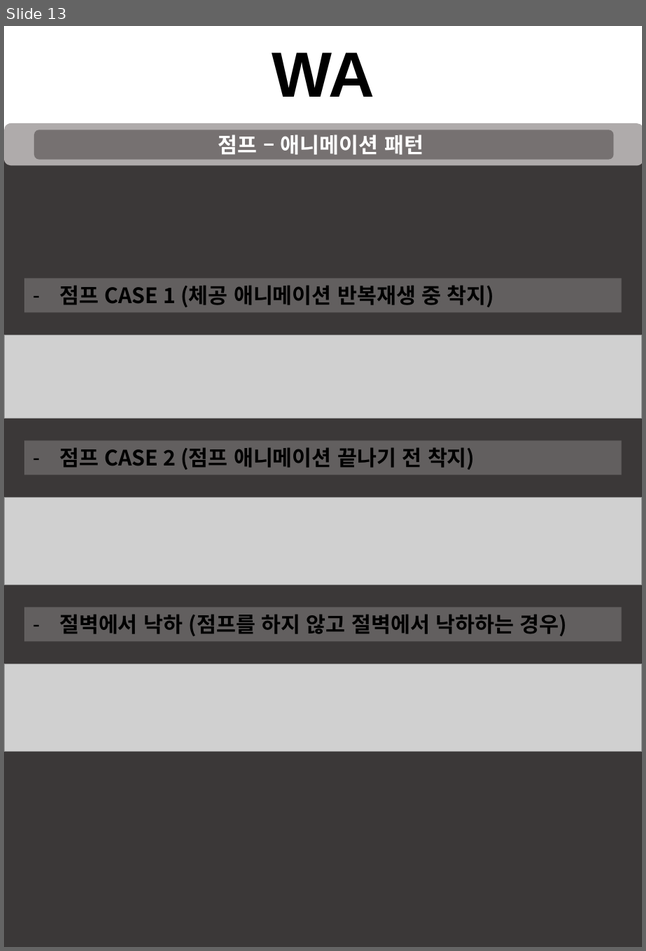
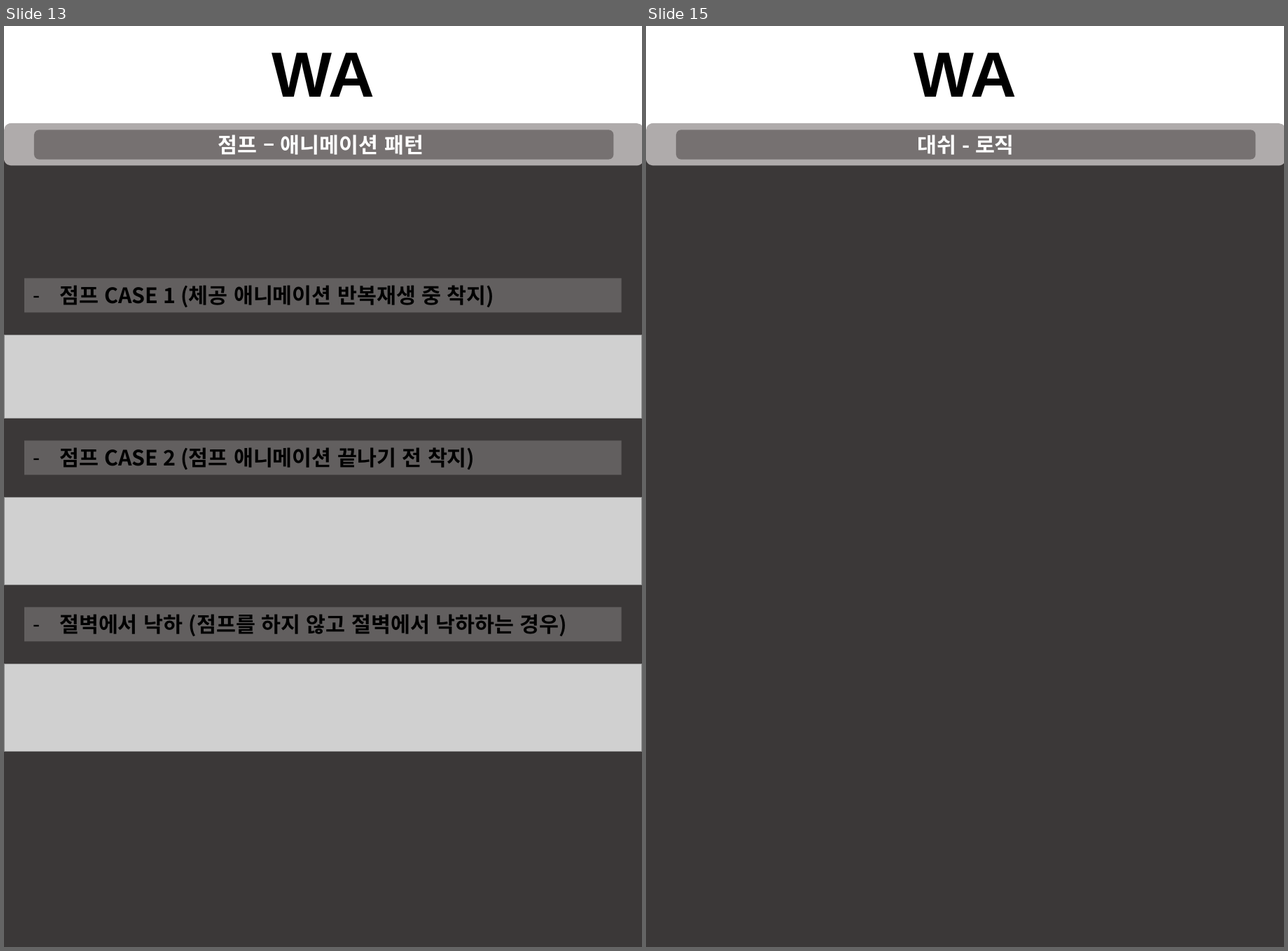
Before and after one commit to taeseongeom/WA, a slide deck: 기획서/신버전/캐릭터시스템.pptx. Shown side by side, each under a label of ours: slide 13 before the commit, slides 13 and 15 after it; the slides between them are not shown. The pictures are 646x951 and 1288x951 pixels, drawn with LibreOffice and Linux fonts; fonts in the diff are those of the drawing; grey boxes stand for pictures. Boxes give left, top, right and bottom in pixels: in the first picture for what was removed or moved away, otherwise in the second. Text is boxed around its words. In the diff, an @@ line names an element or a change of style, - is before the commit and + after.

```diff
--- a/기획서/신버전/캐릭터시스템.pptx
+++ b/기획서/신버전/캐릭터시스템.pptx
@@ slide 15 added at bbox=[646, 26, 1284, 947], background #FFFFFF @@
@@ text added at bbox=[913, 53, 1016, 97], 54 pt, text #000000, bold @@
+WA
@@ rectangle added at bbox=[646, 130, 1284, 946], fill #3B3838 @@
@@ rounded rectangle added at bbox=[646, 123, 1284, 165], fill #AFABAB @@
@@ rounded rectangle added at bbox=[676, 130, 1255, 160], fill #767171, 18 pt, text #FFFFFF, bold @@
+대쉬 - 로직
```
Also in this commit, not shown: 3 slides changed, 3 other slides added.
